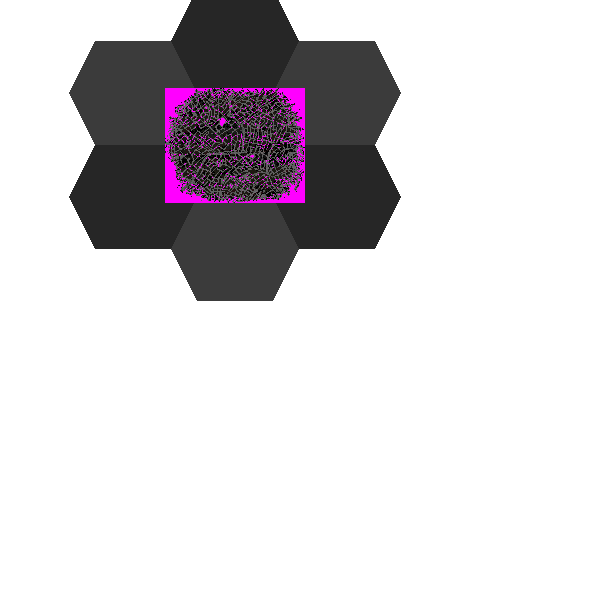
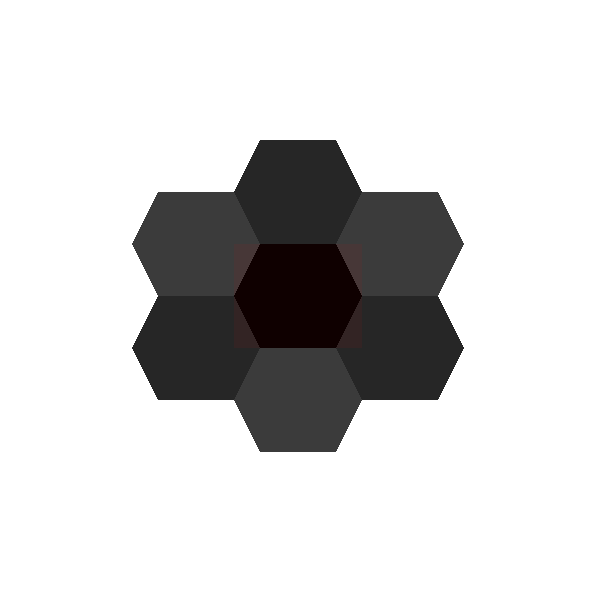
Revision of a layered 600x600 image; what changed, layer by layer:
removed layer "fg #1" over [165, 88, 305, 203]
added layer "normalimg" (6%) above "Background" over [234, 244, 362, 348]
painted on "Background" over [69, 0, 464, 452]
